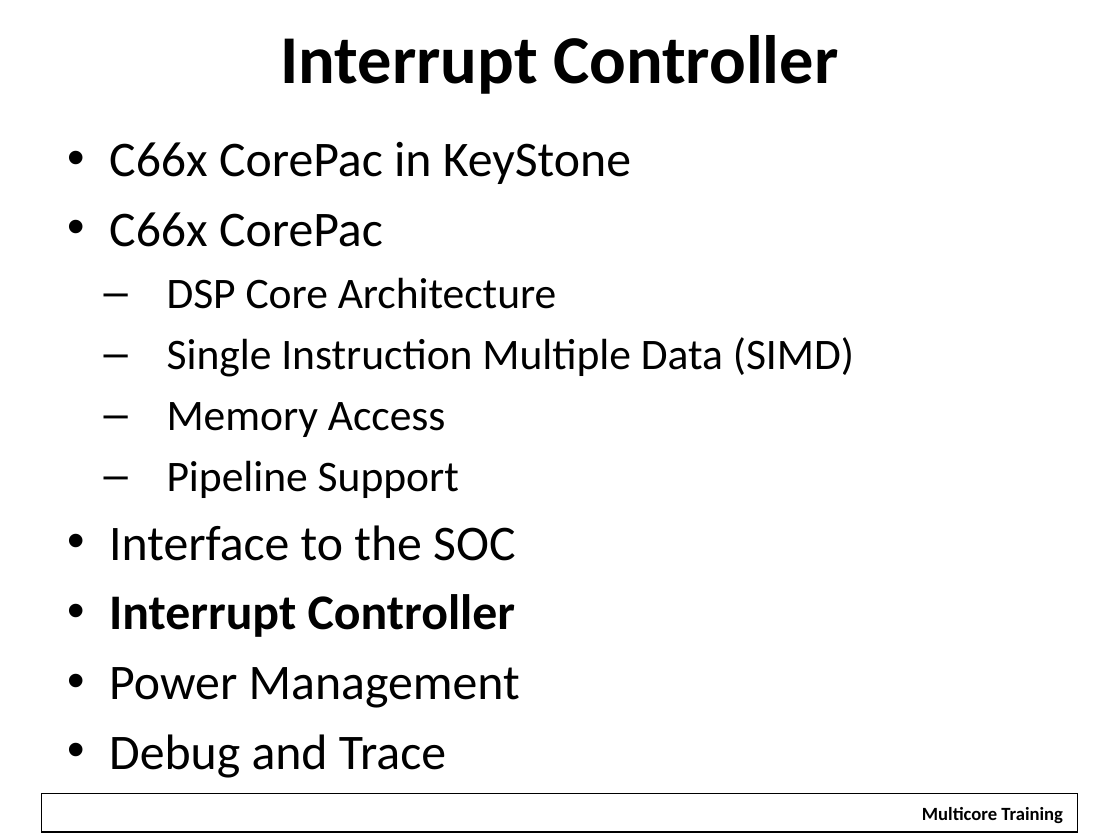
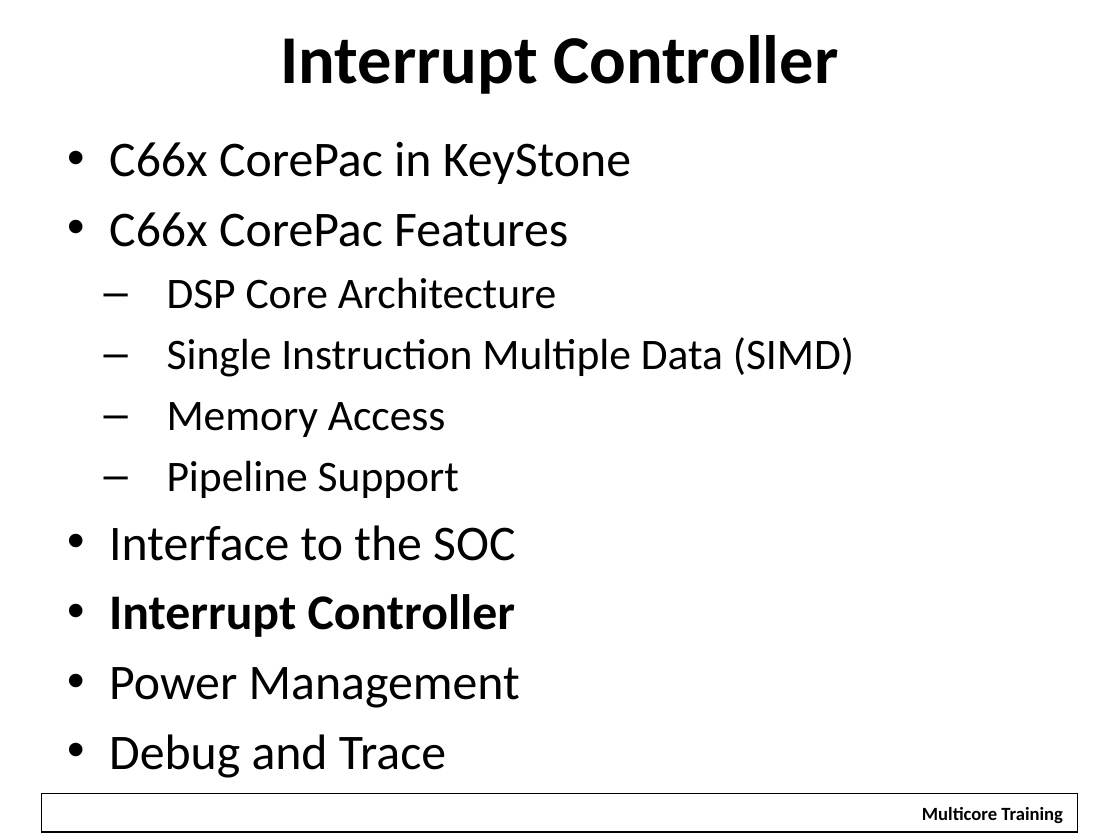
Before and after one commit to hari1989/keystone-workshop, a slide deck: slide 30 of preliminary/Working/presentations/C66 CorePac Overview.pptx. Drawn at 1120x840 pixels with LibreOffice and Linux fonts; fonts in the diff are those of the drawing; background and template pictures are left out. Boxes give left, top, right and bottom in pixels: in the first picture for what was removed or moved away, otherwise in the second. Text is boxed around its words. In the diff, an @@ line names an element or a change of style, - is before the commit and + after.

```diff
--- a/preliminary/Working/presentations/C66 CorePac Overview.pptx
+++ b/preliminary/Working/presentations/C66 CorePac Overview.pptx
@@ text at <box>109,212,568,247</box>: text colour none to #000000 in "Features" @@
```
Also in this commit, not shown: 4 other slides changed.
